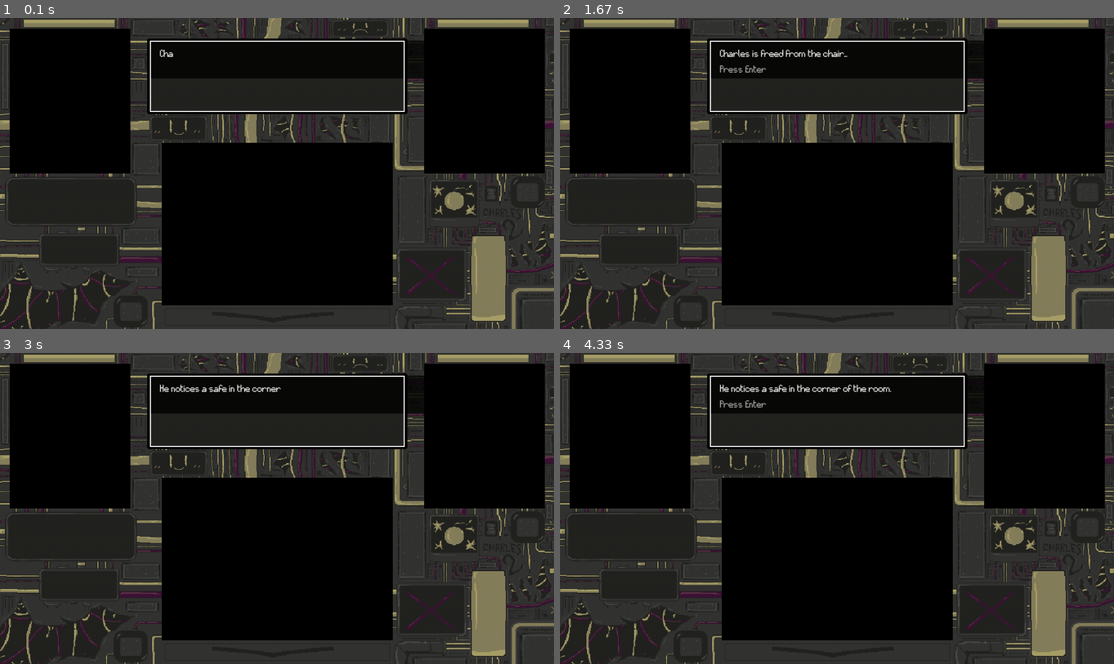
Above: before the commit, frames 1-4 (two rows, left to right).
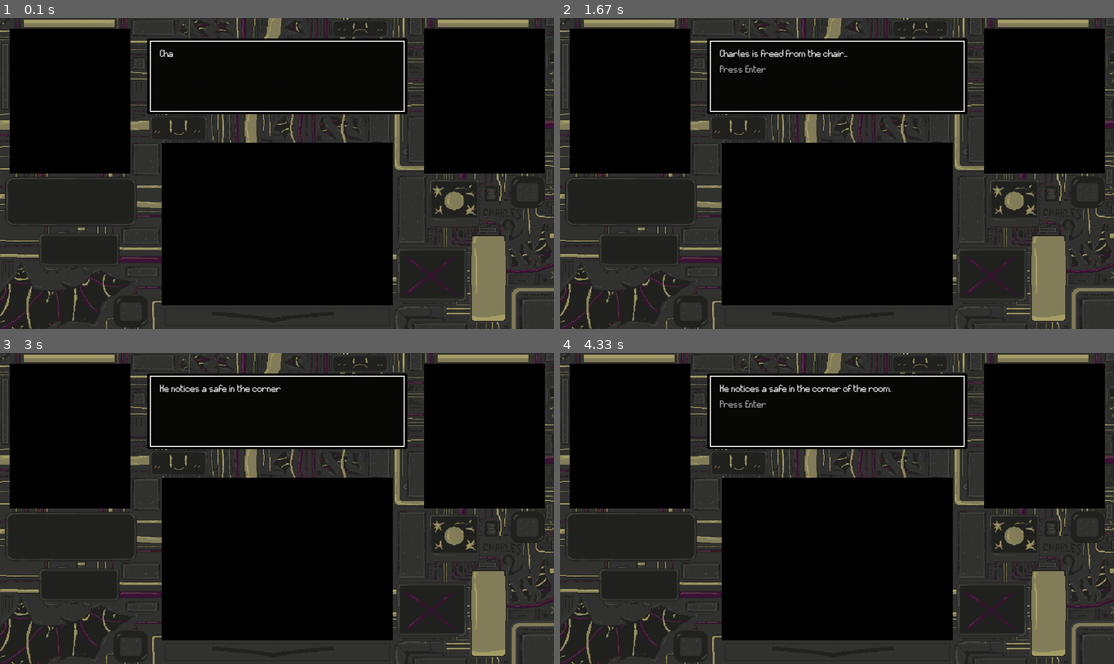
Above: after the commit, the same moments.

Repository: charles-kahlenberg/Bomb-defusal
Game: pygame game, started from keypad_intro.py
The game is run twice, just before and just after one commit, with the same random seed, the same clock (stepped at 60 frames per second) and the same inputs.
Inputs:
- Up to frame 1 (0.1 s): no input
- Up to frame 2 (1.67 s): tap Enter at 0.33 s
- Up to frame 3 (3 s): tap Enter at 1.67 s
- Up to frame 4 (4.33 s): no input

The runs differ from the first frame. In frame 1, 4.5% of the frame differs, in the area x 27-77%, y 7-30%; in frame 2, 4.5%; in frame 3, 4.5%; in frame 4, 4.5%.

Commit message:
takes button as input

Diff:
--- a/bomb.py
+++ b/bomb.py
@@ -223,7 +223,7 @@
         pygame.quit()
         return False
 
-    pygame.mixer.music.load("img_keys/NIN-AT.mp3")
+    pygame.mixer.music.load("img_keys/10. Aphex Twin - Mt Saint Michel + Saint Michaels Mount.mp3")
     pygame.mixer.music.set_volume(10.00)
     pygame.mixer.music.play()
 
--- a/keypad_intro.py
+++ b/keypad_intro.py
@@ -1,4 +1,10 @@
 import pygame
+
+try:
+    from bomb_configs import RPi, component_button_state
+except ImportError:
+    RPi = False
+    component_button_state = None
 
 
 TEXTBOX_X = 277
@@ -45,26 +51,41 @@
     speed = 1
     done = False
     final_message_done_time = None
+    prev_btn = False
 
     running = True
 
     while running:
         now = pygame.time.get_ticks()
 
+        def advance_message():
+            nonlocal active_message, message, counter, done, final_message_done_time, running
+
+            if done:
+                if active_message < len(messages) - 1:
+                    active_message += 1
+                    message = messages[active_message]
+                    counter = 0
+                    done = False
+                    final_message_done_time = None
+                else:
+                    running = False
+
         for event in pygame.event.get():
             if event.type == pygame.QUIT:
                 return False
 
             if event.type == pygame.KEYDOWN:
-                if event.key == pygame.K_RETURN and done:
-                    if active_message < len(messages) - 1:
-                        active_message += 1
-                        message = messages[active_message]
-                        counter = 0
-                        done = False
-                        final_message_done_time = None
-                    else:
-                        running = False
+                if event.key == pygame.K_RETURN and not RPi:
+                    advance_message()
+
+        if RPi and component_button_state is not None:
+            btn = component_button_state.value
+
+            if btn and not prev_btn:
+                advance_message()
+
+            prev_btn = btn
 
         screen.blit(bg, (0, 0))
 
@@ -79,8 +100,8 @@
                 elif now - final_message_done_time >= 3000:
                     running = False
 
-        text_box = pygame.Surface((610, 70), pygame.SRCALPHA)
-        text_box.fill((0, 0, 0, 180))
+        text_box = pygame.Surface((TEXTBOX_WIDTH, TEXTBOX_HEIGHT), pygame.SRCALPHA)
+        text_box.fill((0, 0, 0, TEXTBOX_ALPHA))
         screen.blit(text_box, (TEXTBOX_X, TEXTBOX_Y))
 
         border_rect = pygame.Rect(TEXTBOX_X, TEXTBOX_Y, TEXTBOX_WIDTH, TEXTBOX_HEIGHT)
@@ -90,7 +111,8 @@
         screen.blit(snip, (TEXTBOX_X + TEXT_PADDING_X, TEXTBOX_Y + TEXT_PADDING_Y))
 
         if done and active_message < len(messages) - 1:
-            prompt = font.render("Press Enter", True, (180, 180, 180))
+            prompt_text = "Press Button" if RPi else "Press Enter"
+            prompt = font.render(prompt_text, True, (180, 180, 180))
             screen.blit(prompt, (TEXTBOX_X + TEXT_PADDING_X, TEXTBOX_Y + PROMPT_OFFSET_Y))
 
         pygame.display.flip()
--- a/pygameIntro.py
+++ b/pygameIntro.py
@@ -1,4 +1,10 @@
 import pygame
+
+try:
+    from bomb_configs import RPi, component_button_state
+except ImportError:
+    RPi = False
+    component_button_state = None
 
 
 TEXTBOX_X = 277
@@ -61,8 +67,92 @@
     count = 0
     speed = 1
     doorup = False
+    prev_btn = False
 
     running = True
+
+    while running:
+        now = pygame.time.get_ticks()
+
+        def advance_message():
+            nonlocal activem, done, final_message_done_time, message, counter, running
+
+            if done:
+                if activem < len(messages) - 1:
+                    activem += 1
+                    done = False
+                    final_message_done_time = None
+                    message = messages[activem]
+                    counter = 0
+                else:
+                    running = False
+
+        for event in pygame.event.get():
+            if event.type == pygame.QUIT:
+                return False
+
+            if event.type == pygame.KEYDOWN:
+                if event.key == pygame.K_RETURN and not RPi:
+                    advance_message()
+
+        if RPi and component_button_state is not None and doorup:
+            btn = component_button_state.value
+
+            if btn and not prev_btn:
+                advance_message()
+
+            prev_btn = btn
+
+        screen.fill((255, 255, 255))
+
+        screen.blit(bg, (0, 0))
+        screen.blit(rect_surf, (0, 0))
+        pygame.draw.rect(screen, rect_color, rect_pos)
+
+        if rect_pos.bottom > 0:
+            rect_pos.move_ip(0, -2)
+            started = True
+        else:
+            doorup = True
+
+        if started and notplayed:
+            notplayed = False
+            pygame.mixer.music.play()
+
+        if doorup:
+            if counter < speed * len(message):
+                counter += 1
+            else:
+                done = True
+
+                if activem == len(messages) - 1:
+                    if final_message_done_time is None:
+                        final_message_done_time = now
+                    elif now - final_message_done_time >= 3000:
+                        running = False
+
+            text_box = pygame.Surface((TEXTBOX_WIDTH, TEXTBOX_HEIGHT), pygame.SRCALPHA)
+            text_box.fill((0, 0, 0, TEXTBOX_ALPHA))
+            screen.blit(text_box, (TEXTBOX_X, TEXTBOX_Y))
+
+            border_rect = pygame.Rect(TEXTBOX_X, TEXTBOX_Y, TEXTBOX_WIDTH, TEXTBOX_HEIGHT)
+            pygame.draw.rect(screen, (255, 255, 255), border_rect, 2)
+
+            snip = font.render(message[0:counter // speed], True, "white")
+            screen.blit(snip, (TEXTBOX_X + TEXT_PADDING_X, TEXTBOX_Y + TEXT_PADDING_Y))
+
+            if done and activem < len(messages) - 1:
+                prompt_text = "Press Button" if RPi else "Press Enter"
+                prompt = font.render(prompt_text, True, (180, 180, 180))
+                screen.blit(prompt, (TEXTBOX_X + TEXT_PADDING_X, TEXTBOX_Y + PROMPT_OFFSET_Y))
+
+        pygame.display.flip()
+        clock.tick(24)
+
+    if created_display:
+        pygame.quit()
+
+    return True
 
     while running:
         now = pygame.time.get_ticks()
